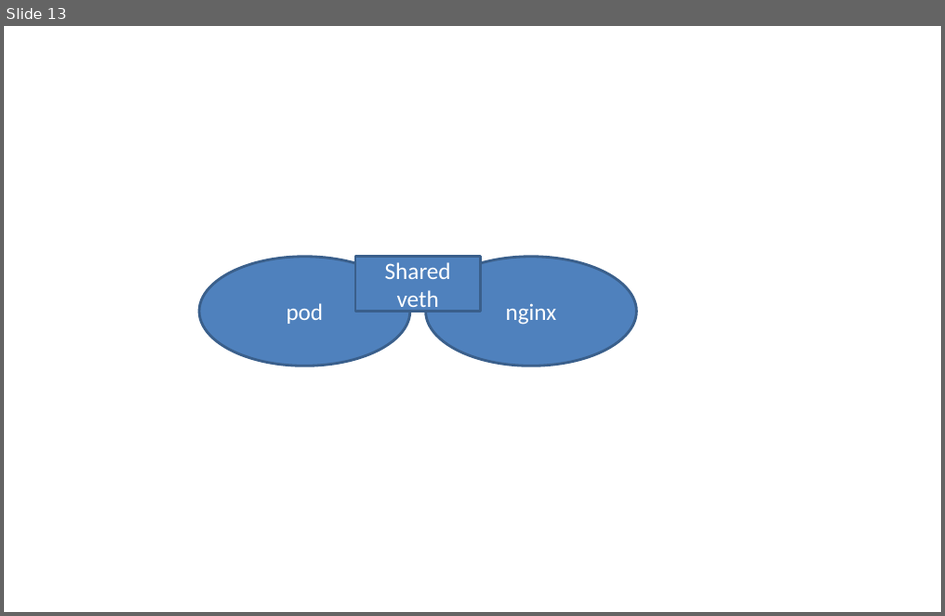
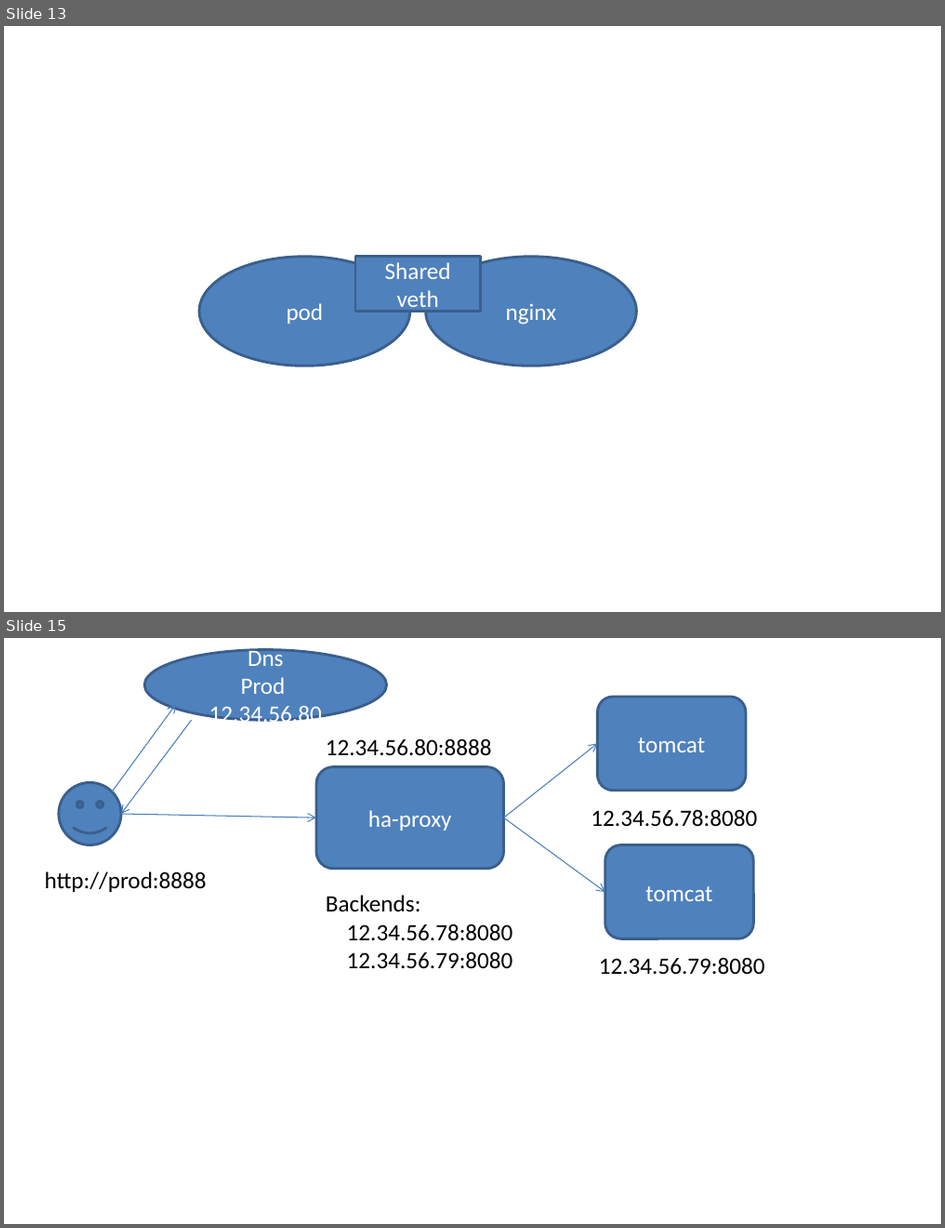
Before and after one commit to AdityaSP/ora-jul15-dock-kube, a slide deck: rough-diag.pptx. Shown one above the other, each under a label of ours: slide 13 before the commit, slides 13 and 15 after it; the slides between them are not shown. The pictures are 945x616 and 945x1228 pixels, drawn with LibreOffice and Linux fonts; fonts in the diff are those of the drawing. Boxes give left, top, right and bottom in pixels: in the first picture for what was removed or moved away, otherwise in the second. Text is boxed around its words. In the diff, an @@ line names an element or a change of style, - is before the commit and + after.

```diff
--- a/rough-diag.pptx
+++ b/rough-diag.pptx
@@ slide 15 added at [4,638,941,1224], background #FFFFFF @@
@@ ellipse added at [144,649,386,720], fill #4F81BD, outline #3A5F8C 2 pt, 18 pt, text #FFFFFF @@
+Dns
+Prod 12.34.56.80
@@ arrow added from (112, 791) to (175, 705), #4B7EBC 0.75 pt @@
@@ arrow added from (192, 721) to (121, 815), #4B7EBC 0.75 pt @@
@@ rounded rectangle added at [597,696,745,790], fill #4F81BD, outline #3A5F8C 2 pt, 18 pt, text #FFFFFF @@
+tomcat
@@ text added at [326,738,492,756], 18 pt, text #000000 @@
+12.34.56.80:8888
@@ arrow added from (503, 818) to (597, 743), #4B7EBC 0.75 pt @@
@@ rounded rectangle added at [316,767,503,869], fill #4F81BD, outline #3A5F8C 2 pt, 18 pt, text #FFFFFF @@
+ha-proxy
@@ smiley face added at [58,782,121,845], fill #4F81BD, outline #3A5F8C 2 pt @@
@@ arrow added from (121, 815) to (316, 818), #4B7EBC 0.75 pt @@
@@ arrow added from (503, 818) to (606, 892), #4B7EBC 0.75 pt @@
@@ text added at [591,809,757,827], 18 pt, text #000000 @@
+12.34.56.78:8080
@@ rounded rectangle added at [606,845,754,939], fill #4F81BD, outline #3A5F8C 2 pt, 18 pt, text #FFFFFF @@
+tomcat
@@ text added at [45,871,207,892], 18 pt, text #000000 @@
+http://prod:8888
@@ text added at [326,895,514,969], 18 pt, text #000000 @@
+Backends:
+12.34.56.78:8080
+12.34.56.79:8080
@@ text added at [599,957,766,975], 18 pt, text #000000 @@
+12.34.56.79:8080
```
Also in this commit, not shown: 1 other slide added, 1 other file.
